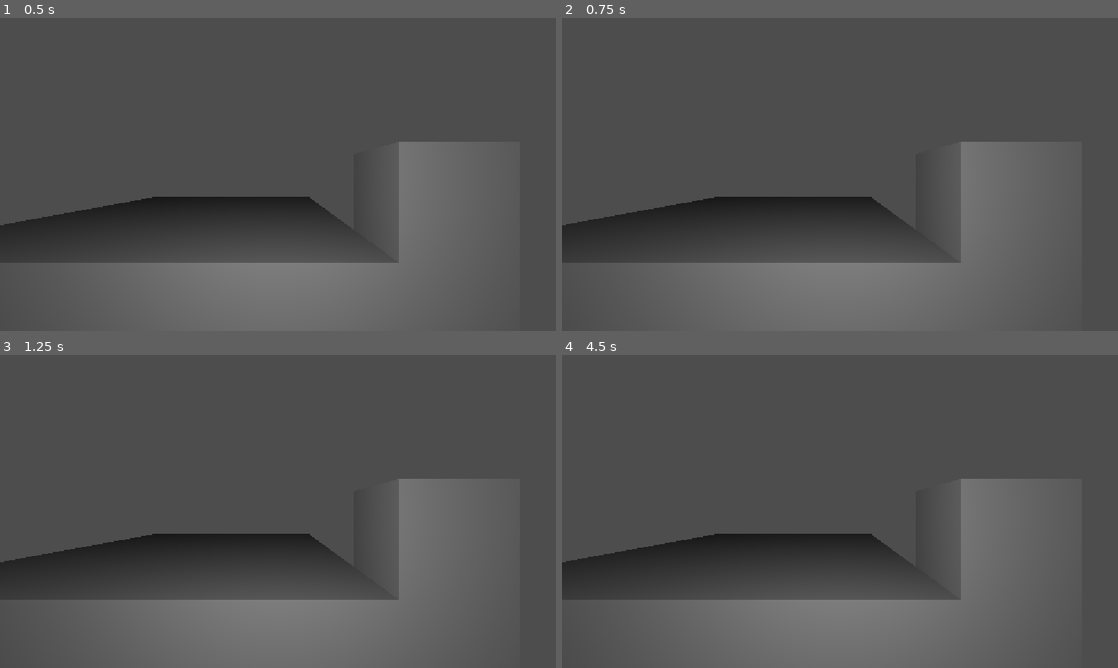
Above: before the commit, frames 1-4 (two rows, left to right).
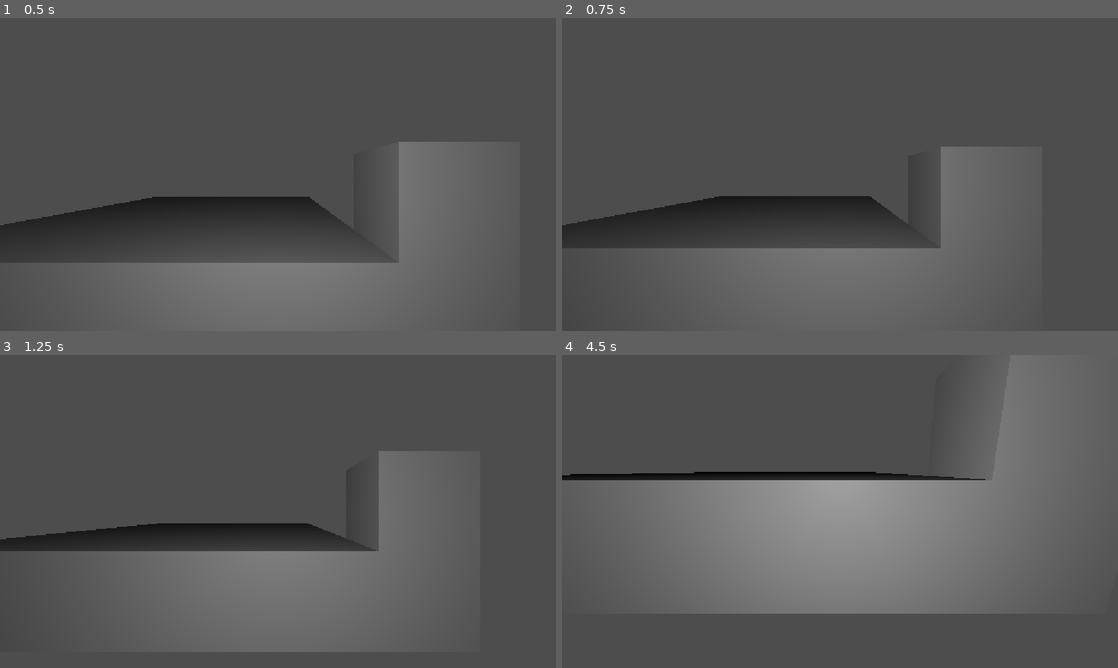
Above: after the commit, the same moments.

Repository: samuelvazan/the-machine-videogame
Game: Godot game, scene res://main.tscn
The game is run twice, just before and just after one commit, with the same random seed, the same clock (stepped at 60 frames per second) and the same inputs.
Inputs:
- Up to frame 1 (0.5 s): no input
- Up to frame 2 (0.75 s): tap Enter at 0.5 s; tap S (camBackward, bound only after the commit) at 0.6 s
- Up to frame 3 (1.25 s): tap E (camDown, bound only after the commit) at 0.8 s
- Up to frame 4 (4.5 s): tap Space at 1.25, 2.75, 4.25 s; tap E (camDown, bound only after the commit) at 1.35 s; tap W (camForward, bound only after the commit) at 1.55, 2.1 s; tap Enter at 2, 3.5 s; tap A (camLeft, bound only after the commit) at 2.3, 2.85 s; tap Down (camRdown, bound only after the commit) at 3.05, 3.6 s; tap D (camRight, bound only after the commit) at 3.8, 4.35 s

Frame 1 is identical in both runs. In frame 2, 3.1% of the frame differs, in the area x 3-83%, y 39-79%; in frame 3, 15%; in frame 4, 40%, in the area x 0-94%, y 0-100%.

Commit message:
camera movement via keys

Diff:
--- /dev/null
+++ b/camera3d.gd
@@ -0,0 +1,15 @@
+extends Camera3D
+
+@export var move_speed := 10.0
+@export var rotate_speed := 1.5
+
+func _process(delta):
+	# Movement relative to where the camera is facing.
+	position += basis.x * Input.get_axis("camLeft", "camRight") * move_speed * delta
+	position += basis.y * Input.get_axis("camDown", "camUp") * move_speed * delta
+	position += -basis.z * Input.get_axis("camBackward", "camForward") * move_speed * delta
+
+	# Rotation.
+	rotation.x += Input.get_axis("camRdown", "camRup") * rotate_speed * delta
+	rotation.y += Input.get_axis("camRright", "camRleft") * rotate_speed * delta
+	rotation.z += Input.get_axis("camRbackward", "camRforward") * rotate_speed * delta
--- a/island.gd
+++ b/island.gd
@@ -5,7 +5,7 @@
 @onready var grid_map: GridMap = $GridMap
 
 
-func setup(new_data: IslandData) -> void:
+func setup(new_data: IslandData) -> void: #Load up the entire island GridMap
 	data = new_data # Keep the data so future edits can also modify it.
 
 	grid_map.clear() # Start from an empty generic Island scene.
--- a/main.tscn
+++ b/main.tscn
@@ -2,6 +2,7 @@
 
 [ext_resource type="Script" uid="uid://d3g1s4k7t758m" path="res://island_manager.gd" id="1_0xm2m"]
 [ext_resource type="PackedScene" uid="uid://cw2v1ady7pwif" path="res://island.tscn" id="1_ig7tw"]
+[ext_resource type="Script" uid="uid://dskexdt3achk1" path="res://camera3d.gd" id="3_h2yge"]
 
 [node name="Main" type="Node3D" unique_id=840515144]
 
@@ -16,6 +17,7 @@
 
 [node name="Camera3D" type="Camera3D" parent="EnvironmentManager" unique_id=1331901098]
 transform = Transform3D(1, 0, 0, 0, 1, 0, 0, 0, 1, 0, 3.4594054, 3.376021)
+script = ExtResource("3_h2yge")
 
 [node name="OmniLight3D" type="OmniLight3D" parent="EnvironmentManager/Camera3D" unique_id=1817662544]
 omni_range = 86.405
--- a/project.godot
+++ b/project.godot
@@ -19,6 +19,59 @@
 window/stretch/mode="canvas_items"
 window/stretch/aspect="expand"
 
+[input]
+
+camUp={
+"deadzone": 0.2,
+"events": [Object(InputEventKey,"resource_local_to_scene":false,"resource_name":"","device":-1,"window_id":0,"alt_pressed":false,"shift_pressed":false,"ctrl_pressed":false,"meta_pressed":false,"pressed":false,"keycode":0,"physical_keycode":81,"key_label":0,"unicode":113,"location":0,"echo":false,"script":null)
+]
+}
+camDown={
+"deadzone": 0.2,
+"events": [Object(InputEventKey,"resource_local_to_scene":false,"resource_name":"","device":-1,"window_id":0,"alt_pressed":false,"shift_pressed":false,"ctrl_pressed":false,"meta_pressed":false,"pressed":false,"keycode":0,"physical_keycode":69,"key_label":0,"unicode":101,"location":0,"echo":false,"script":null)
+]
+}
+camLeft={
+"deadzone": 0.2,
+"events": [Object(InputEventKey,"resource_local_to_scene":false,"resource_name":"","device":-1,"window_id":0,"alt_pressed":false,"shift_pressed":false,"ctrl_pressed":false,"meta_pressed":false,"pressed":false,"keycode":0,"physical_keycode":65,"key_label":0,"unicode":97,"location":0,"echo":false,"script":null)
+]
+}
+camRight={
+"deadzone": 0.2,
+"events": [Object(InputEventKey,"resource_local_to_scene":false,"resource_name":"","device":-1,"window_id":0,"alt_pressed":false,"shift_pressed":false,"ctrl_pressed":false,"meta_pressed":false,"pressed":false,"keycode":0,"physical_keycode":68,"key_label":0,"unicode":100,"location":0,"echo":false,"script":null)
+]
+}
+camForward={
+"deadzone": 0.2,
+"events": [Object(InputEventKey,"resource_local_to_scene":false,"resource_name":"","device":-1,"window_id":0,"alt_pressed":false,"shift_pressed":false,"ctrl_pressed":false,"meta_pressed":false,"pressed":false,"keycode":0,"physical_keycode":87,"key_label":0,"unicode":119,"location":0,"echo":false,"script":null)
+]
+}
+camBackward={
+"deadzone": 0.2,
+"events": [Object(InputEventKey,"resource_local_to_scene":false,"resource_name":"","device":-1,"window_id":0,"alt_pressed":false,"shift_pressed":false,"ctrl_pressed":false,"meta_pressed":false,"pressed":false,"keycode":0,"physical_keycode":83,"key_label":0,"unicode":115,"location":0,"echo":false,"script":null)
+]
+}
+camRup={
+"deadzone": 0.2,
+"events": [Object(InputEventKey,"resource_local_to_scene":false,"resource_name":"","device":-1,"window_id":0,"alt_pressed":false,"shift_pressed":false,"ctrl_pressed":false,"meta_pressed":false,"pressed":false,"keycode":0,"physical_keycode":4194320,"key_label":0,"unicode":0,"location":0,"echo":false,"script":null)
+]
+}
+camRdown={
+"deadzone": 0.2,
+"events": [Object(InputEventKey,"resource_local_to_scene":false,"resource_name":"","device":-1,"window_id":0,"alt_pressed":false,"shift_pressed":false,"ctrl_pressed":false,"meta_pressed":false,"pressed":false,"keycode":0,"physical_keycode":4194322,"key_label":0,"unicode":0,"location":0,"echo":false,"script":null)
+]
+}
+camRleft={
+"deadzone": 0.2,
+"events": [Object(InputEventKey,"resource_local_to_scene":false,"resource_name":"","device":-1,"window_id":0,"alt_pressed":false,"shift_pressed":false,"ctrl_pressed":false,"meta_pressed":false,"pressed":false,"keycode":0,"physical_keycode":4194319,"key_label":0,"unicode":0,"location":0,"echo":false,"script":null)
+]
+}
+camRright={
+"deadzone": 0.2,
+"events": [Object(InputEventKey,"resource_local_to_scene":false,"resource_name":"","device":-1,"window_id":0,"alt_pressed":false,"shift_pressed":false,"ctrl_pressed":false,"meta_pressed":false,"pressed":false,"keycode":0,"physical_keycode":4194321,"key_label":0,"unicode":0,"location":0,"echo":false,"script":null)
+]
+}
+
 [physics]
 
 3d/physics_engine="Jolt Physics"
Not shown, added: camera3d.gd.uid
